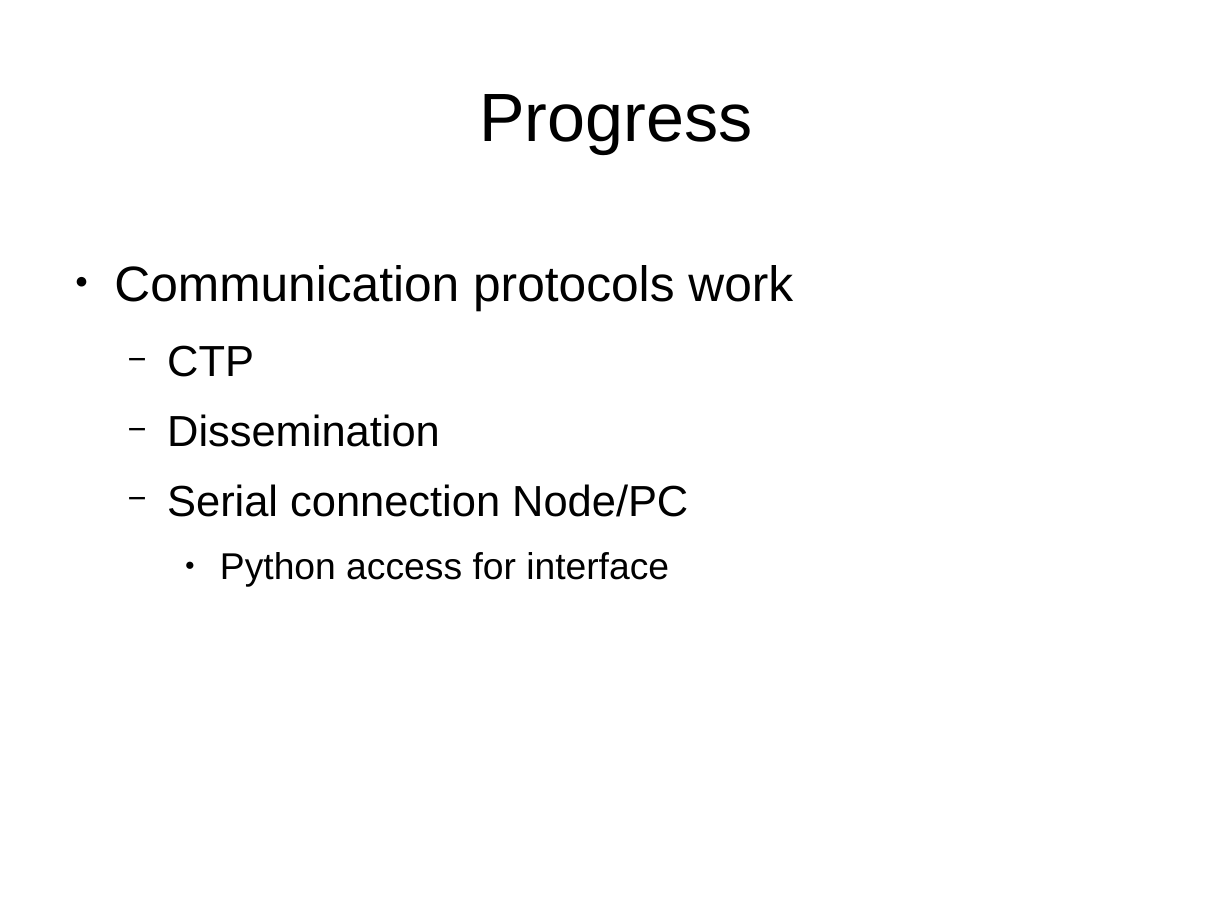
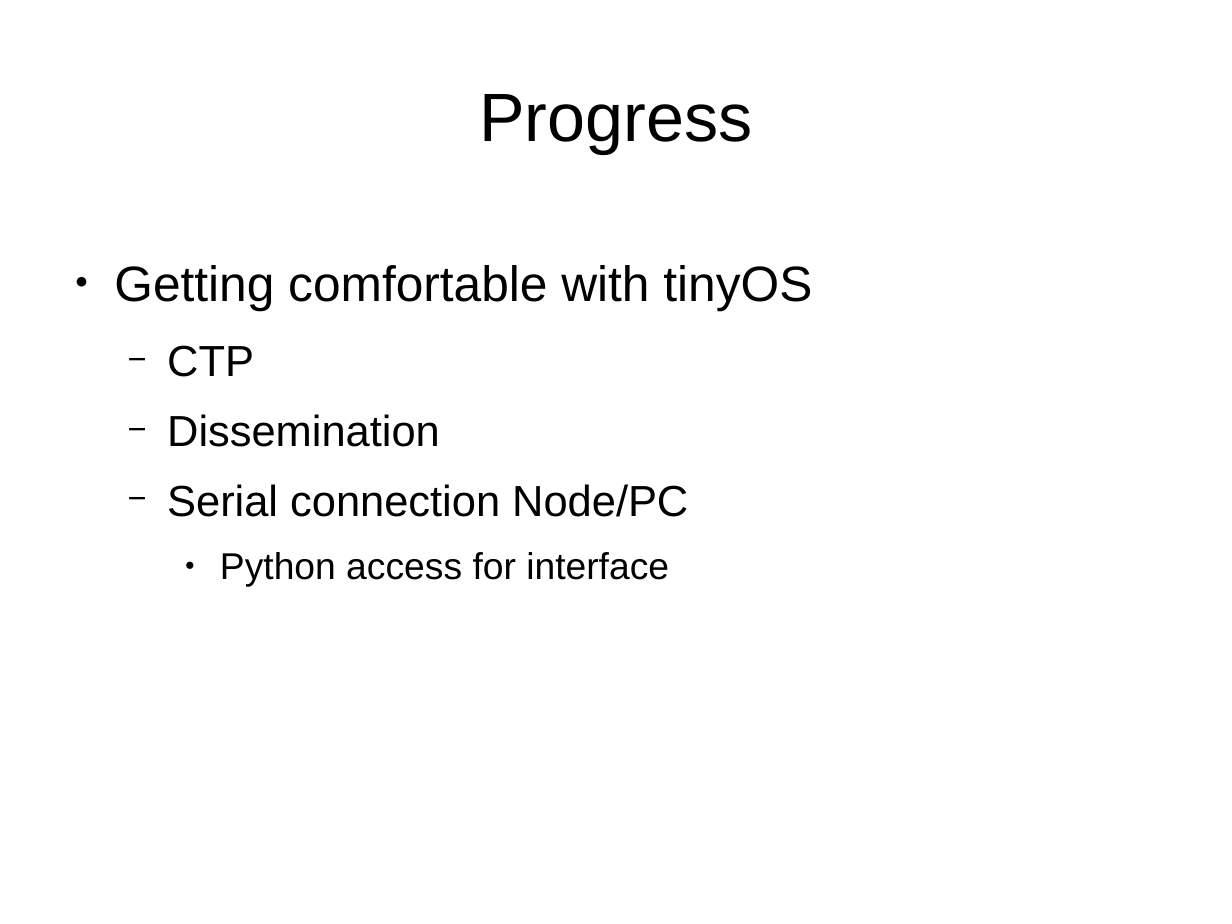
Before and after one commit to moritzschaefer/SensorSequence, a slide deck: slide 9 of docs/Initial Presentation Remastered.odp. Drawn at 1232x924 pixels with LibreOffice and Linux fonts; fonts in the diff are those of the drawing. Boxes give left, top, right and bottom in pixels: in the first picture for what was removed or moved away, otherwise in the second. Text is boxed around its words. In the diff, an @@ line names an element or a change of style, - is before the commit and + after.

```diff
--- a/docs/Initial Presentation Remastered.odp
+++ b/docs/Initial Presentation Remastered.odp
@@ text at [114,265,812,310]: text changed @@
-● Communication protocols work
+● Getting comfortable with tinyOS
```
Also in this commit, not shown: 6 other slides changed, 1 slide added, 1 other file.
